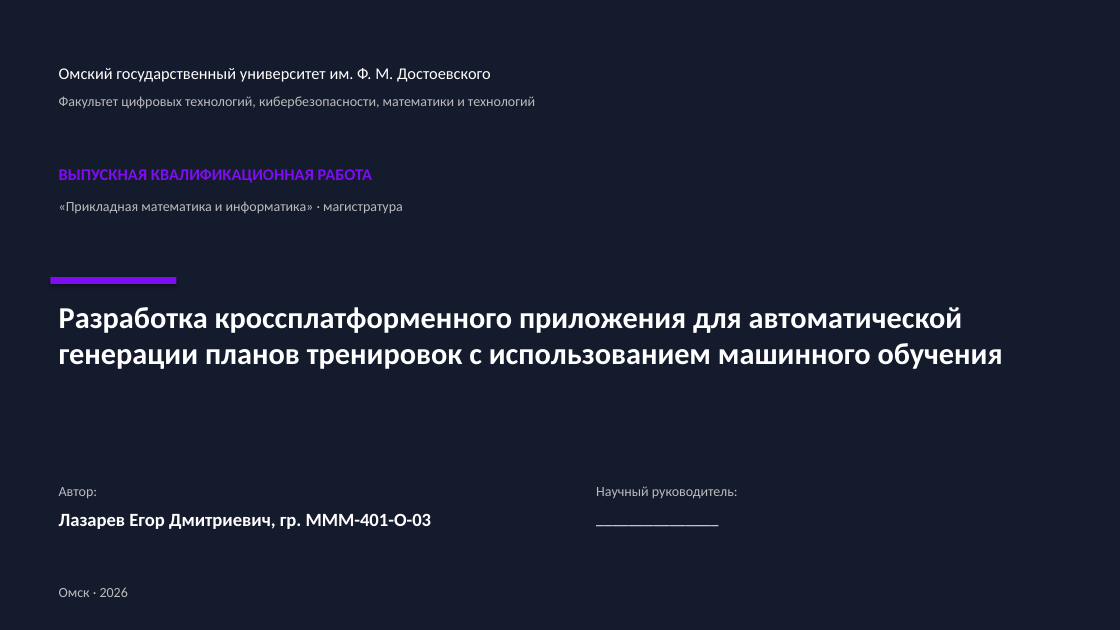
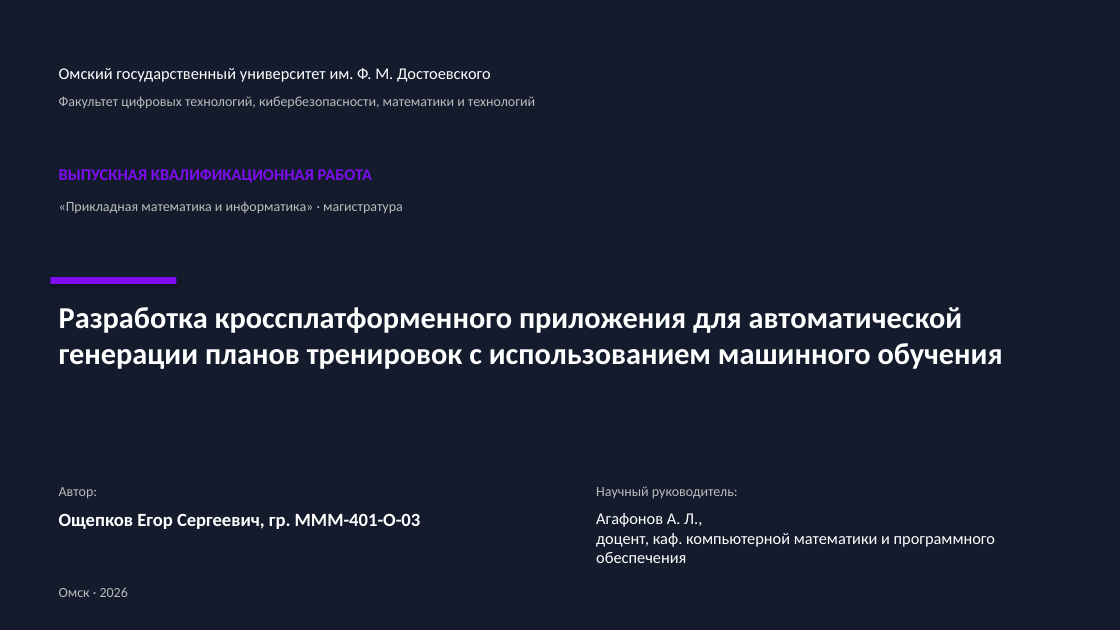
Before and after one commit to geox55/fitness-tracker, a slide deck: slide 1 of docs/thesis/presentation-egor.pptx. Drawn at 1120x630 pixels with LibreOffice and Linux fonts; fonts in the diff are those of the drawing. Boxes give left, top, right and bottom in pixels: in the first picture for what was removed or moved away, otherwise in the second. Text is boxed around its words. In the diff, an @@ line names an element or a change of style, - is before the commit and + after.

Commit message:
docs(thesis): титул на 1 страницу + Егор → Ощепков Егор Сергеевич
Титульный лист переделан с одинарным интервалом и шрифтом 12pt
(16pt только для темы) — теперь гарантированно помещается на A4
с двумя новыми строками (программа + руководитель). Использован
space_before в pt вместо пустых параграфов.

ФИО Егора:
- Лазарев Егор Дмитриевич → Ощепков Егор Сергеевич
- В упоминаниях соавтора в дипломе Маши: Лазарева Е. Д. → Ощепкова Е. С.
- Footer в pptx: Лазарев Е. Д. → Ощепков Е. С.

Научный руководитель Егора: Агафонов А. Л. (как у Маши).

```diff
--- a/docs/thesis/presentation-egor.pptx
+++ b/docs/thesis/presentation-egor.pptx
@@ text at bbox=[59, 513, 421, 529]: text changed @@
-Лазарев Егор Дмитриевич, гр. МММ-401-О-03
+Ощепков Егор Сергеевич, гр. МММ-401-О-03
@@ text at bbox=[596, 513, 995, 563]: text changed @@
-_______________
+Агафонов А. Л.,
+доцент, каф. компьютерной математики и программного обеспечения
```
Also in this commit, not shown: 13 other slides changed, 5 other files.
